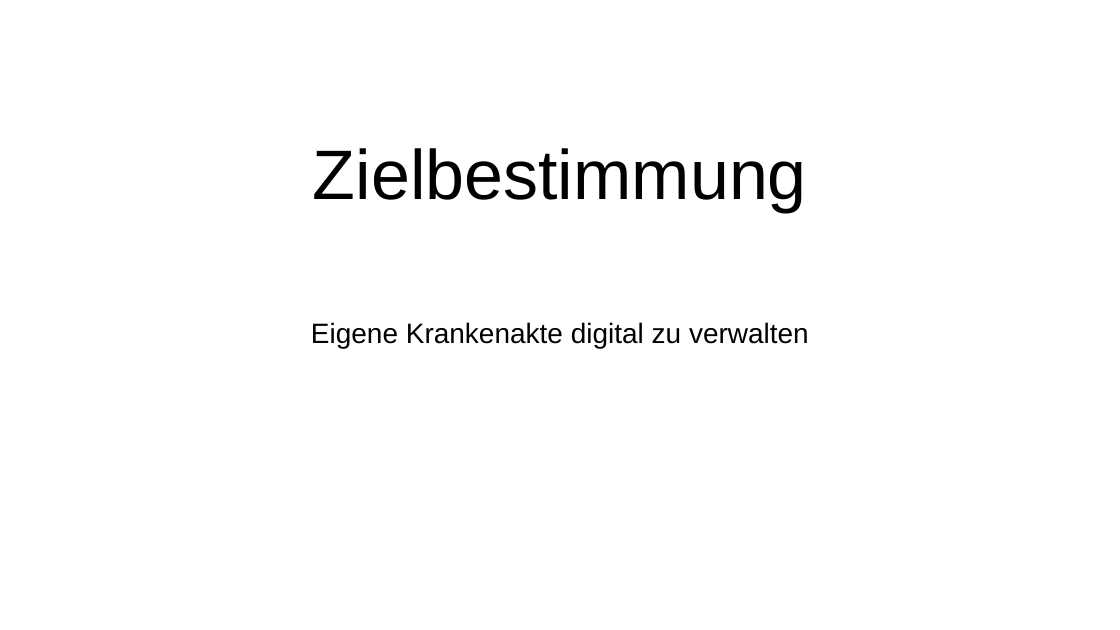
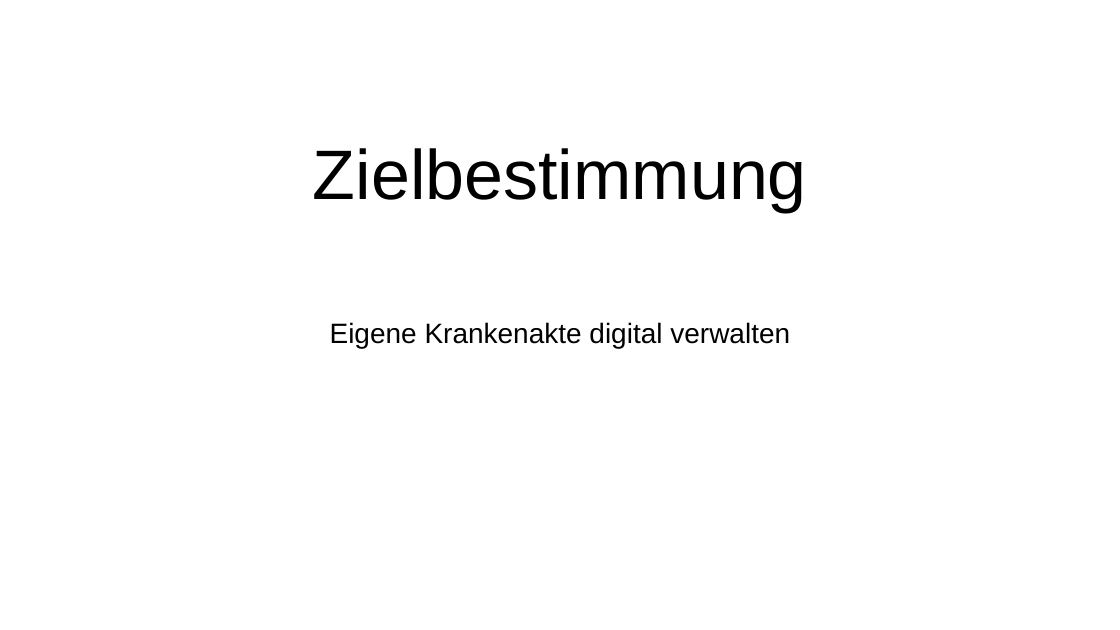
Before and after one commit to Pelcz97/Medox, a slide deck: slide 2 of myMD_Planungsphase.pptx. Drawn at 1120x630 pixels with LibreOffice and Linux fonts; fonts in the diff are those of the drawing; background and template pictures are left out. Boxes give left, top, right and bottom in pixels: in the first picture for what was removed or moved away, otherwise in the second. Text is boxed around its words. In the diff, an @@ line names an element or a change of style, - is before the commit and + after.

```diff
--- a/myMD_Planungsphase.pptx
+++ b/myMD_Planungsphase.pptx
@@ subtitle at (x1=330, y1=322, x2=790, y2=348): text changed @@
-Eigene Krankenakte digital zu verwalten
+Eigene Krankenakte digital verwalten
```
